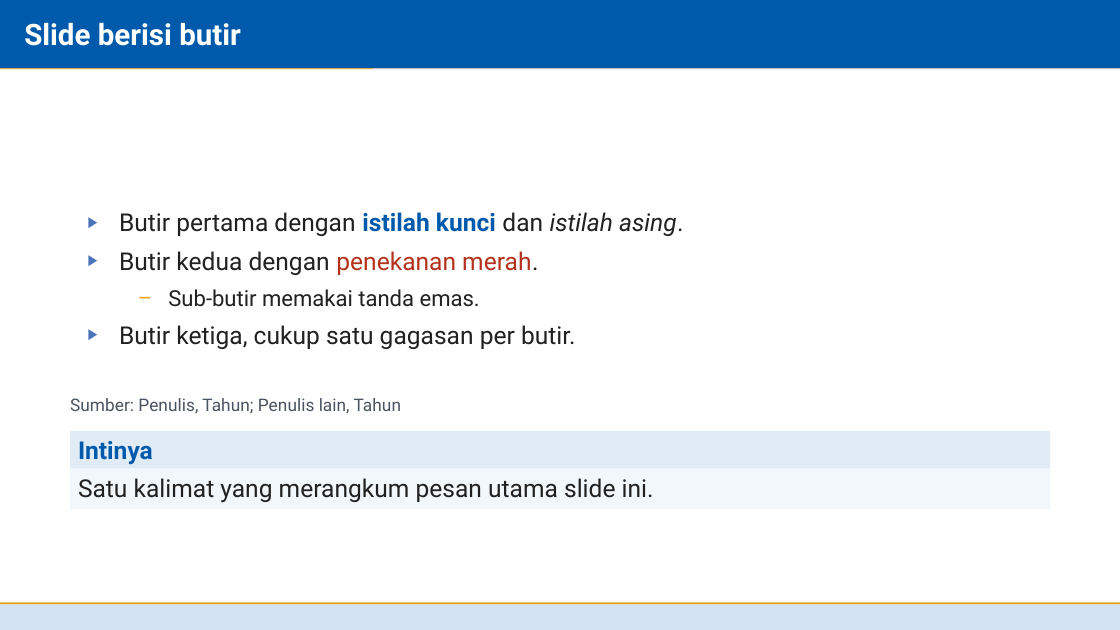
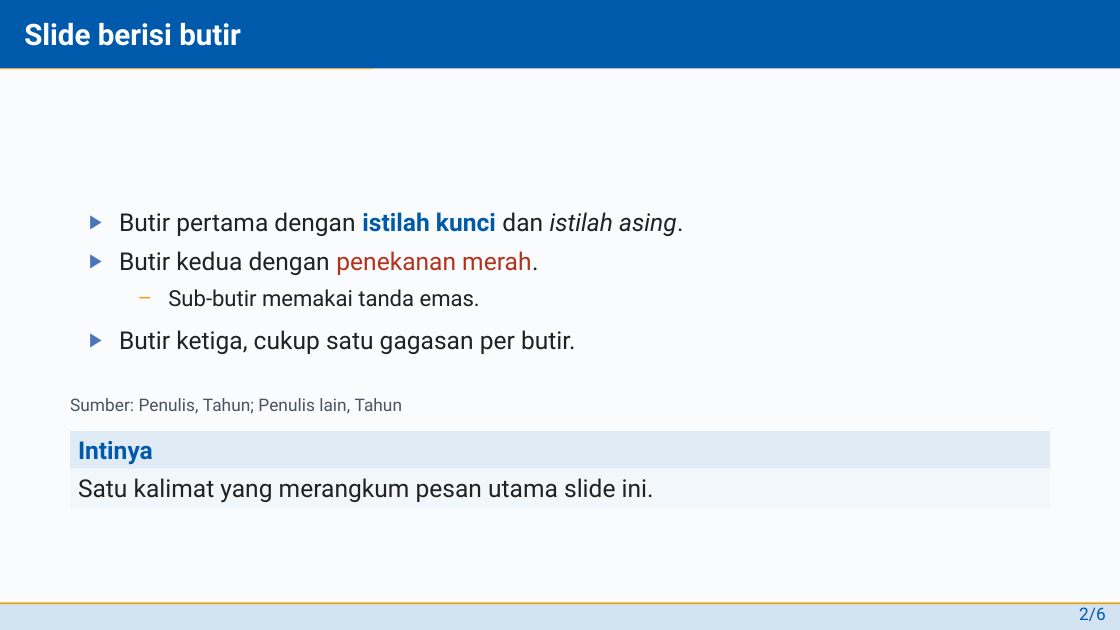
Before and after one commit to situkangsayur/deck-templates, a slide deck: slide 4 of itb-stei/libreoffice/contoh-itb.odp. Drawn at 1120x630 pixels with LibreOffice and Linux fonts; fonts in the diff are those of the drawing; background and template pictures are left out. Boxes give left, top, right and bottom in pixels: in the first picture for what was removed or moved away, otherwise in the second. Text is boxed around its words. In the diff, an @@ line names an element or a change of style, - is before the commit and + after.

```diff
--- a/itb-stei/libreoffice/contoh-itb.odp
+++ b/itb-stei/libreoffice/contoh-itb.odp
@@ background #FFFFFF to #FAFBFD @@
@@ text "Butir pertama dengan istilah kunci ..." at (119,212,683,354): indent changed; more space between paragraphs @@
@@ text added at (1079,607,1106,621), 11.1 pt, text #005AAB @@
+2/6
```
Also in this commit, not shown: 9 other slides changed, 5 other files.
